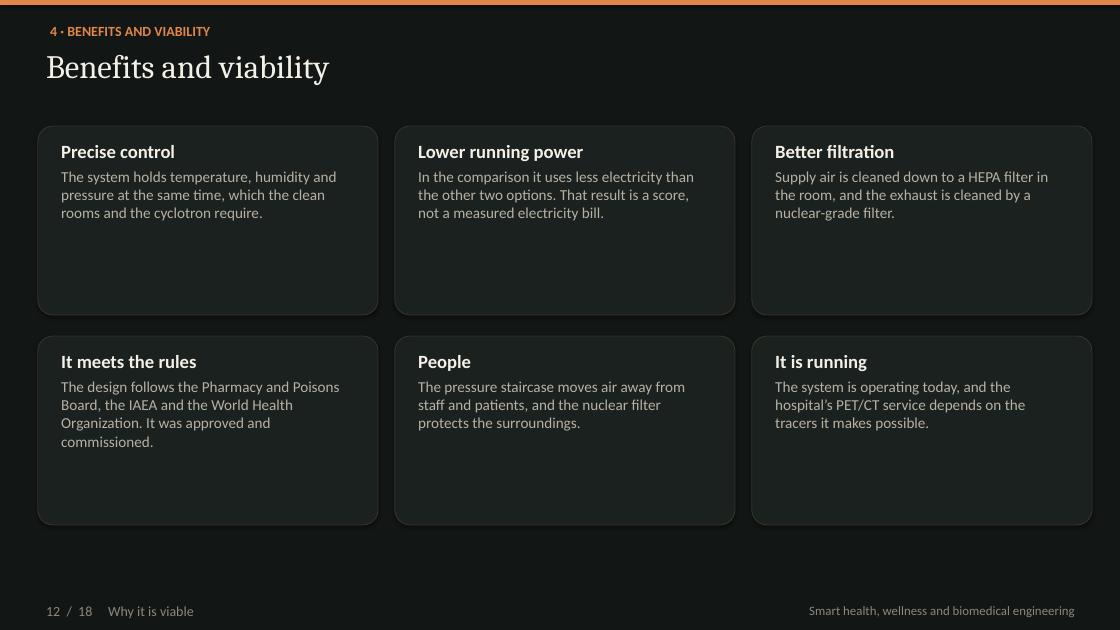
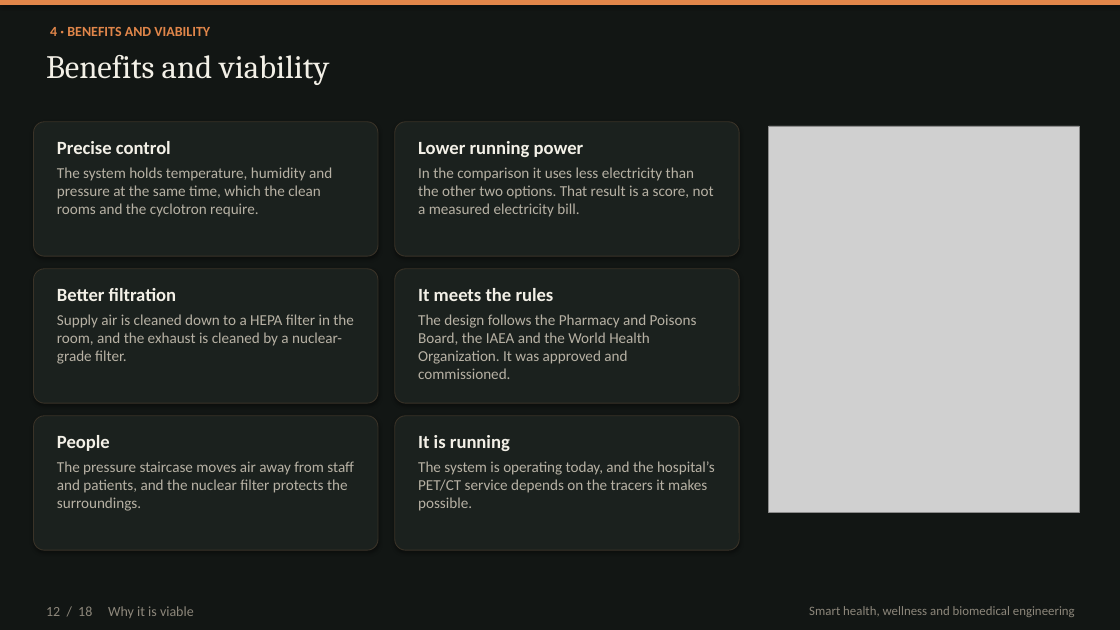
Before and after one commit to kakaijacob/Special-Operations-Schema, a slide deck: slide 12 of iek-talks/IEK_Cyclotron_HVAC_18_slides.pptx. Drawn at 1120x630 pixels with LibreOffice and Linux fonts; fonts in the diff are those of the drawing; grey boxes stand for pictures. Boxes give left, top, right and bottom in pixels: in the first picture for what was removed or moved away, otherwise in the second. Text is boxed around its words. In the diff, an @@ line names an element or a change of style, - is before the commit and + after.

```diff
--- a/iek-talks/IEK_Cyclotron_HVAC_18_slides.pptx
+++ b/iek-talks/IEK_Cyclotron_HVAC_18_slides.pptx
@@ rounded rectangle: place and size @@
-rounded rectangle at (38, 126, 378, 315)
+rounded rectangle at (34, 122, 378, 256)
@@ text "Precise control": place and size @@
-text "Precise control" at (61, 145, 336, 221)
+text "Precise control" at (57, 141, 332, 217)
@@ rounded rectangle: place and size @@
-rounded rectangle at (395, 126, 735, 315)
+rounded rectangle at (395, 122, 739, 256)
@@ text "Lower running power" rewrapped from (418, 145, 694, 221) to (418, 141, 714, 217) @@
@@ picture added at (769, 126, 1080, 513) @@
@@ rounded rectangle: place and size @@
-rounded rectangle at (752, 126, 1092, 315)
+rounded rectangle at (34, 269, 378, 403)
@@ rounded rectangle: place and size @@
-rounded rectangle at (752, 336, 1092, 525)
+rounded rectangle at (395, 269, 739, 403)
@@ text "Better filtration" rewrapped from (775, 145, 1048, 221) to (57, 288, 354, 364) @@
@@ text "It meets the rules": place and size @@
-text "It meets the rules" at (61, 355, 340, 447)
+text "It meets the rules" at (418, 288, 697, 379)
@@ rounded rectangle: place and size @@
-rounded rectangle at (38, 336, 378, 525)
+rounded rectangle at (34, 416, 378, 550)
@@ rounded rectangle: place and size @@
-rounded rectangle at (395, 336, 735, 525)
+rounded rectangle at (395, 416, 739, 550)
@@ text "People" rewrapped from (418, 355, 686, 431) to (57, 435, 354, 511) @@
@@ text "It is running" rewrapped from (775, 355, 1026, 431) to (418, 435, 715, 511) @@
```
Also in this commit, not shown: 4 other slides changed, 1 other file.
